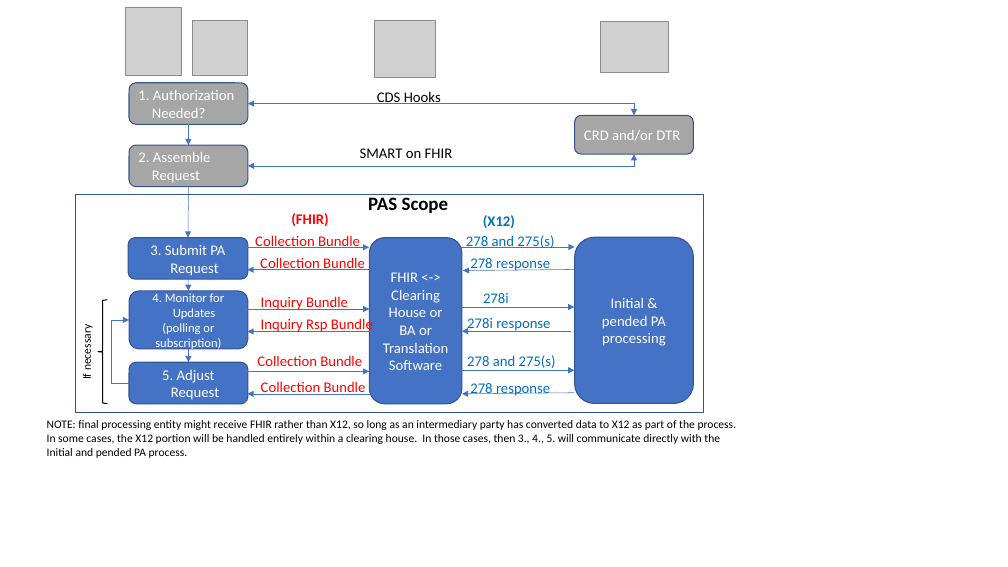
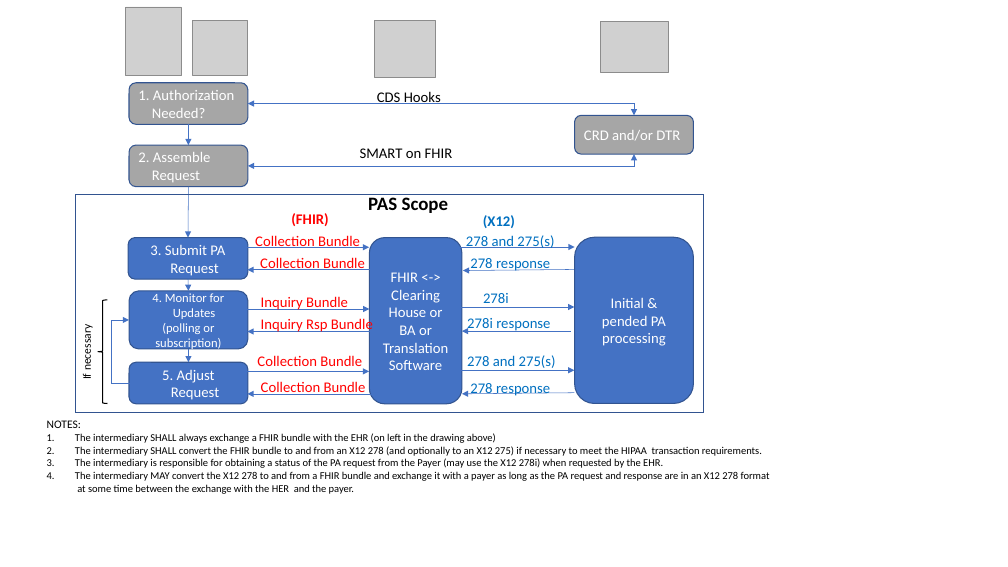
Before and after one commit to HL7/davinci-pas, a slide deck: slide 4 of images-source/drawings.pptx. Drawn at 1008x567 pixels with LibreOffice and Linux fonts; fonts in the diff are those of the drawing; grey boxes stand for pictures. Boxes give left, top, right and bottom in pixels: in the first picture for what was removed or moved away, otherwise in the second. Text is boxed around its words. In the diff, an @@ line names an element or a change of style, - is before the commit and + after.

```diff
--- a/images-source/drawings.pptx
+++ b/images-source/drawings.pptx
@@ text at [47, 420, 770, 494]: text changed; size 11 to 10 pt @@
-NOTE: final processing entity might receive FHIR rather than X12, so long as an intermediary party has converted data to X12 as part of the process.
-In some cases, the X12 portion will be handled entirely within a clearing house. In those cases, then 3., 4., 5. will communicate directly with the
-Initial and pended PA process.
+NOTES:
+1. The intermediary SHALL always exchange a FHIR bundle with the EHR (on left in the drawing above)
+2. The intermediary SHALL convert the FHIR bundle to and from an X12 278 (and optionally to an X12 275) if necessary to meet the HIPAA transaction requirements.
+3. The intermediary is responsible for obtaining a status of the PA request from the Payer (may use the X12 278i) when requested by the EHR.
+4. The intermediary MAY convert the X12 278 to and from a FHIR bundle and exchange it with a payer as long as the PA request and response are in an X12 278 format
+   at some time between the exchange with the HER and the payer.
```
Also in this commit, not shown: 18 other files.
